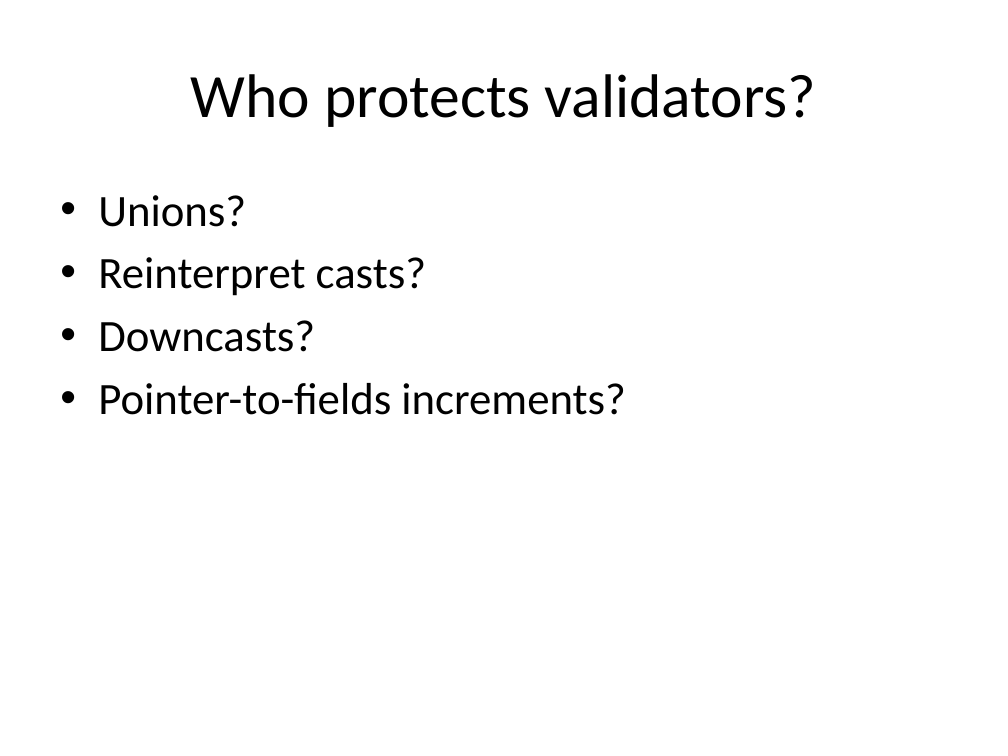
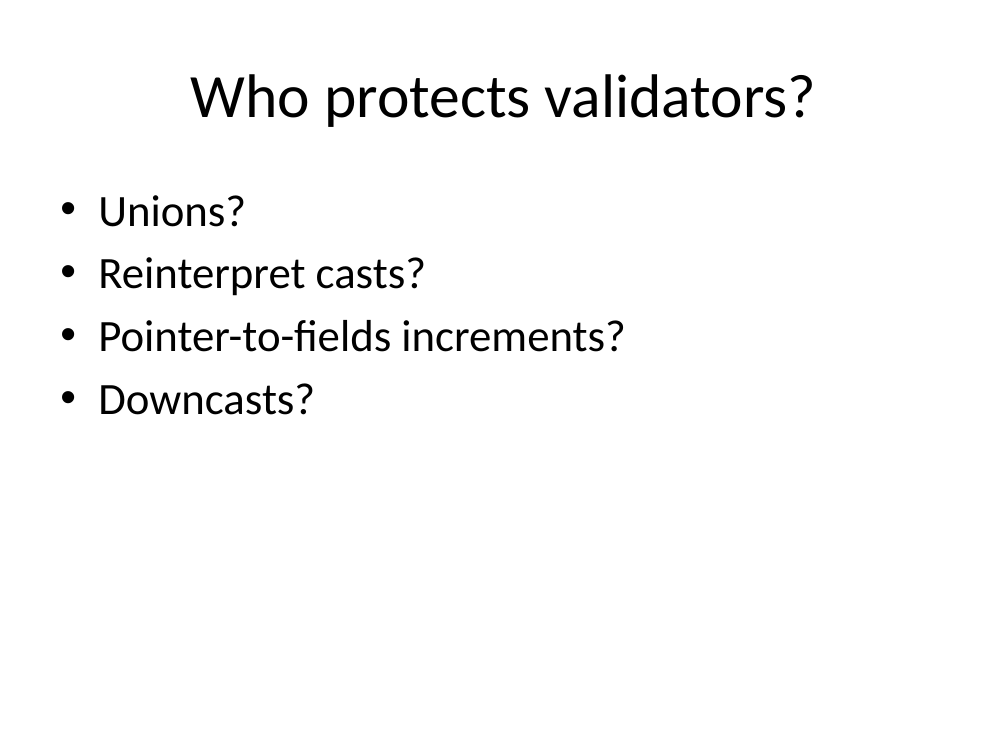
Before and after one commit to vovkos/jancy, a slide deck: slide 18 of doc/pres/Jancy FOSDEM 2016.pptx. Drawn at 1008x756 pixels with LibreOffice and Linux fonts; fonts in the diff are those of the drawing. Boxes give left, top, right and bottom in pixels: in the first picture for what was removed or moved away, otherwise in the second. Text is boxed around its words. In the diff, an @@ line names an element or a change of style, - is before the commit and + after.

```diff
--- a/doc/pres/Jancy FOSDEM 2016.pptx
+++ b/doc/pres/Jancy FOSDEM 2016.pptx
@@ text at [98,320,626,352]: paragraph added @@
+• Pointer-to-fields increments?
@@ text at [98,383,626,415]: paragraph removed @@
-• Pointer-to-fields increments?
```
Also in this commit, not shown: 10 other slides changed, 2 slides added.
